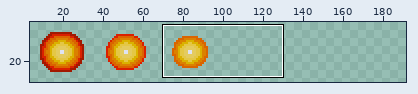
A sprite sheet gets an edit: assets/spritesheet/enemy_bullet.png. Above: a wide view before the commit, with the close-up outlined.
Close-up. Earlier state:
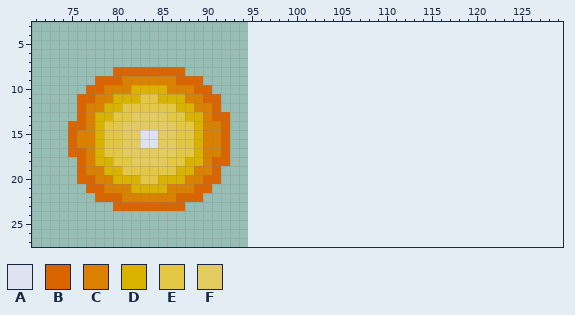
The file is 384x128 pixels, drawn in blocks of 4x4; one block is one cell here. Shown: x 71..129, y 3..27. The old version is drawn lined up with the new one, on the new canvas. The wide view leaves out empty margins. The commit also changed other parts of the picture, which this record leaves out.
Palette (. is transparent): A #dfe3f1  B #da6400  C #da8100  D #dab200  E #e4c745  F #e4cb5f
Pixels before, first column x 75:
 8 .....BBBBBBBB.....
 9 ...BBBCCCCCCBBB...
10 ..BBCCCDDDDCCCBB..
11 .BBCCDDDEEDDDCCBB.
12 .BCCDDEEEEEEDDCCB.
13 .BCDDEEFFFFEEDDCBB
14 BBCDEEFFFFFFEEDCCB
15 BCCDEEFFAAFFEEDCCB
16 BCCDEEFFAAFFEEDCCB
17 BBCDEEFFFFFFEEDCCB
18 .BCDDEEFFFFEEDDCBB
19 .BCCDDEEEEEEDDCCB.
20 .BBCCDDDEEDDDCCBB.
21 ..BBCCCDDDDCCCBB..
22 ...BBBCCCCCCBBB...
23 .....BBBBBBBB.....
The same view after the edit:
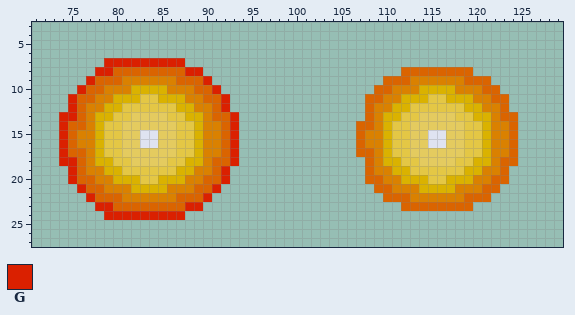
Colours new in this view: G #da2000
Difference:
canvas 96x32 -> 192x32, the old top-left corner now at -1,0 (the part of the old canvas that was cut away was empty and is not shown)
There is now colour A in rows 15 to 16 at x 115 to 116.
There is now colour B in row 8 at x 112 to 119; in row 9 at x 110 to 112 and 119 to 121; in row 10 at x 109 to 110 and 121 to 122; in row 11 at x 108 to 109 and 122 to 123; in row 12 at x 108 and 123; in row 13 at x 108 and 123 to 124.
There is now colour B in row 14 at x 107 to 108 and 124; in rows 15 to 16 at x 107 and 124; in row 17 at x 107 to 108 and 124; in row 18 at x 108 and 123 to 124; in row 19 at x 108 and 123; in row 20 at x 108 to 109 and 122 to 123.
There is now colour B in row 21 at x 109 to 110 and 121 to 122; in row 22 at x 110 to 112 and 119 to 121; in row 23 at x 112 to 119.
There is now colour C in row 9 at x 113 to 118; in row 10 at x 111 to 113 and 118 to 120; in row 11 at x 110 to 111 and 120 to 121; in row 12 at x 109 to 110 and 121 to 122; in row 13 at x 109 and 122; in row 14 at x 109 and 122 to 123.
There is now colour C in rows 15 to 16 at x 108 to 109 and 122 to 123; in row 17 at x 109 and 122 to 123; in row 18 at x 109 and 122; in row 19 at x 109 to 110 and 121 to 122; in row 20 at x 110 to 111 and 120 to 121; in row 21 at x 111 to 113 and 118 to 120.
There is now colour C in row 22 at x 113 to 118.
There is now colour D in row 10 at x 114 to 117; in row 11 at x 112 to 114 and 117 to 119; in row 12 at x 111 to 112 and 119 to 120; in row 13 at x 110 to 111 and 120 to 121; in rows 14 to 17 at x 110 and 121; in row 18 at x 110 to 111 and 120 to 121.
There is now colour D in row 19 at x 111 to 112 and 119 to 120; in row 20 at x 112 to 114 and 117 to 119; in row 21 at x 114 to 117.
There is now colour E in row 11 at x 115 to 116; in row 12 at x 113 to 118; in row 13 at x 112 to 113 and 118 to 119; in rows 14 to 17 at x 111 to 112 and 119 to 120; in row 18 at x 112 to 113 and 118 to 119; in row 19 at x 113 to 118.
There is now colour E in row 20 at x 115 to 116.
There is now colour F in row 13 at x 114 to 117; in row 14 at x 113 to 118; in rows 15 to 16 at x 113 to 114 and 117 to 118; in row 17 at x 113 to 118; in row 18 at x 114 to 117.
There is now colour G in row 7 at x 79 to 87; in row 8 at x 78 to 79 and 88 to 89; in row 9 at x 77 and 90; in row 10 at x 76 and 91; in rows 11 to 12 at x 75 and 92; in row 13 at x 74 to 75 and 93.
There is now colour G in rows 14 to 17 at x 74 and 93; in row 18 at x 74 to 75 and 93; in rows 19 to 20 at x 75 and 92; in row 21 at x 76 and 91; in row 22 at x 77 and 90; in row 23 at x 78 to 79 and 88 to 89.
There is now colour G in row 24 at x 79 to 87.
Pixel boxes of the changes (left, top, right, bottom) in both close-ups:
added: (59, 58, 239, 220)
added: (356, 67, 518, 211)
